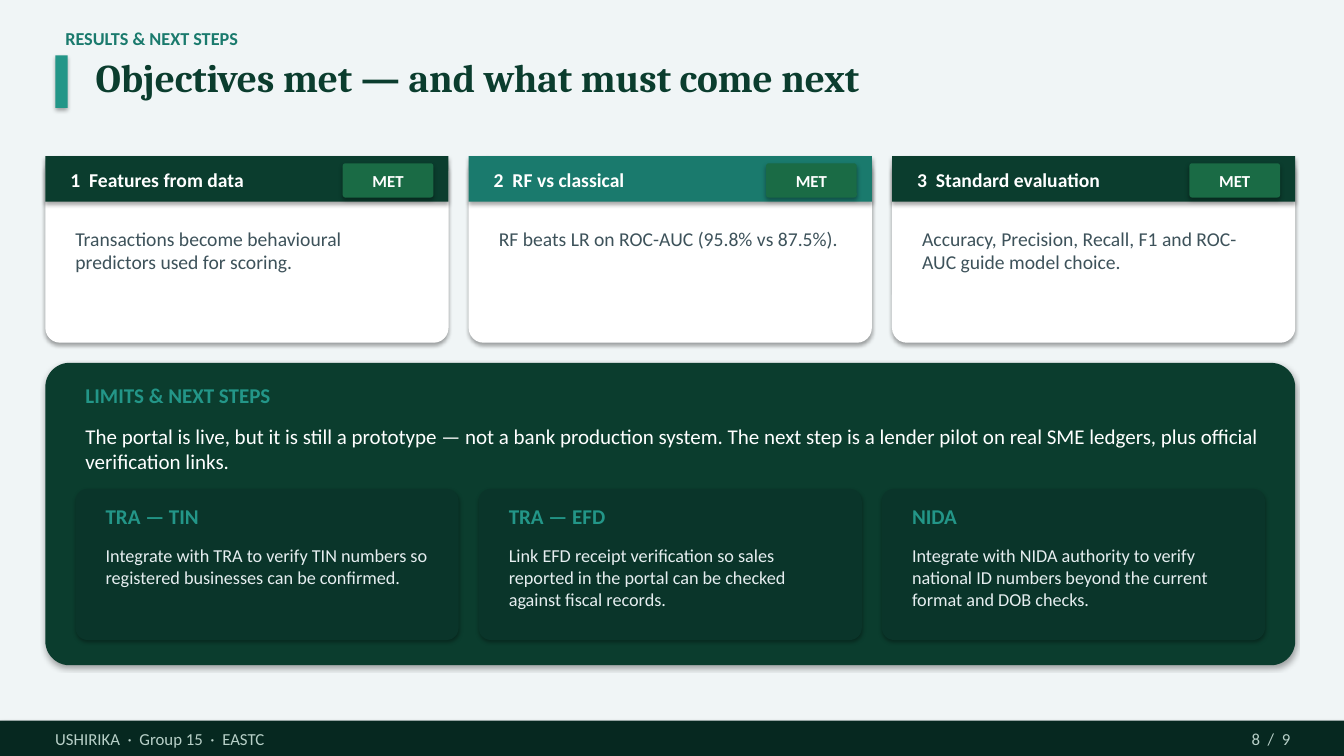
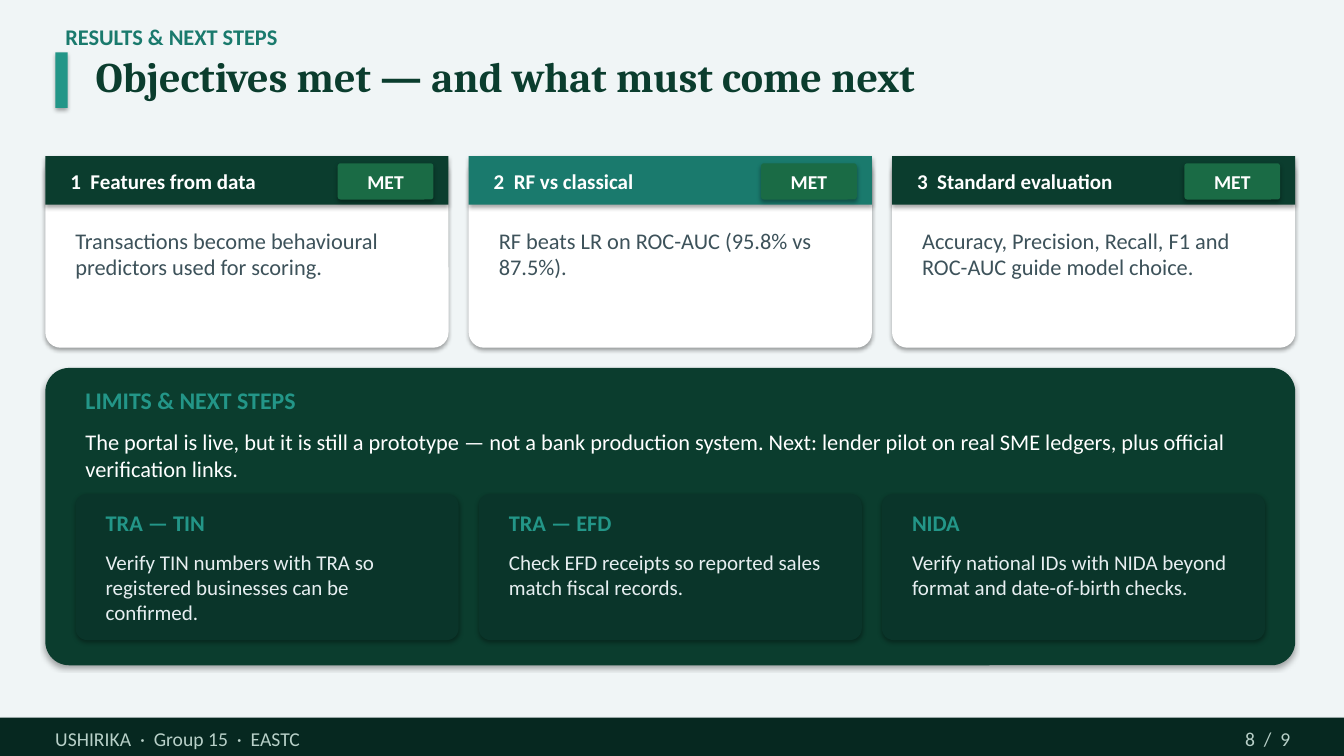
Before and after one commit to Dmmkuliku/ushirika-sme-credit, a slide deck: slide 8 of Presentation/Ushirika_Group15_Defence_Presentation.pptx. Drawn at 1344x756 pixels with LibreOffice and Linux fonts; fonts in the diff are those of the drawing. Boxes give left, top, right and bottom in pixels: in the first picture for what was removed or moved away, otherwise in the second. Text is boxed around its words. In the diff, an @@ line names an element or a change of style, - is before the commit and + after.

```diff
--- a/Presentation/Ushirika_Group15_Defence_Presentation.pptx
+++ b/Presentation/Ushirika_Group15_Defence_Presentation.pptx
@@ text "RESULTS & NEXT STEPS" at bbox=[65, 30, 278, 45]: size 13 to 16 pt @@
@@ text "Objectives met — and what ..." at bbox=[96, 62, 914, 101]: size 28 to 30 pt @@
@@ rounded rectangle: place and size @@
-rounded rectangle at bbox=[45, 156, 449, 343]
+rounded rectangle at bbox=[45, 156, 449, 348]
@@ rounded rectangle: place and size @@
-rounded rectangle at bbox=[343, 163, 434, 198]
+rounded rectangle at bbox=[338, 163, 434, 200]
@@ rounded rectangle: place and size @@
-rounded rectangle at bbox=[469, 156, 872, 343]
+rounded rectangle at bbox=[469, 156, 872, 348]
@@ size 12 to 14 pt in 5 elements at bbox=[55, 733, 300, 749], bbox=[1245, 732, 1290, 746], bbox=[1214, 176, 1250, 189], bbox=[367, 176, 403, 189], bbox=[791, 176, 827, 189] @@
@@ rounded rectangle: place and size @@
-rounded rectangle at bbox=[766, 163, 857, 198]
+rounded rectangle at bbox=[761, 163, 857, 200]
@@ rounded rectangle: place and size @@
-rounded rectangle at bbox=[892, 156, 1296, 343]
+rounded rectangle at bbox=[892, 156, 1296, 348]
@@ size 14 to 15 pt in 3 elements at bbox=[70, 174, 256, 189], bbox=[494, 174, 633, 189], bbox=[917, 174, 1113, 189] @@
@@ rounded rectangle: place and size @@
-rounded rectangle at bbox=[1190, 163, 1280, 198]
+rounded rectangle at bbox=[1185, 163, 1280, 200]
@@ size 14 to 16 pt in 3 elements at bbox=[75, 233, 378, 279], bbox=[499, 233, 811, 278], bbox=[922, 233, 1229, 279] @@
@@ rounded rectangle: place and size @@
-rounded rectangle at bbox=[45, 363, 1296, 665]
+rounded rectangle at bbox=[45, 368, 1296, 665]
@@ text "LIMITS & NEXT STEPS" at bbox=[85, 393, 295, 409]: size 15 to 17 pt @@
@@ text at bbox=[85, 434, 1224, 477]: text changed; size 15 to 16 pt @@
-The portal is live, but it is still a prototype — not a bank production system. The next step is a lender pilot on real SME ledgers, plus official verification links.
+The portal is live, but it is still a prototype — not a bank production system. Next: lender pilot on real SME ledgers, plus official verification links.
@@ rounded rectangle: place and size @@
-rounded rectangle at bbox=[76, 489, 459, 640]
+rounded rectangle at bbox=[76, 494, 459, 640]
@@ rounded rectangle: place and size @@
-rounded rectangle at bbox=[479, 489, 862, 640]
+rounded rectangle at bbox=[479, 494, 862, 640]
@@ rounded rectangle: place and size @@
-rounded rectangle at bbox=[882, 489, 1265, 640]
+rounded rectangle at bbox=[882, 494, 1265, 640]
@@ size 15 to 16 pt in 3 elements at bbox=[106, 516, 205, 531], bbox=[509, 516, 611, 531], bbox=[912, 516, 960, 531] @@
@@ text at bbox=[106, 555, 374, 620]: text changed; size 13 to 15 pt @@
-Integrate with TRA to verify TIN numbers so registered businesses can be confirmed.
+Verify TIN numbers with TRA so registered businesses can be confirmed.
@@ text at bbox=[509, 555, 821, 595]: text changed; size 13 to 15 pt @@
-Link EFD receipt verification so sales reported in the portal can be checked against fiscal records.
+Check EFD receipts so reported sales match fiscal records.
@@ text at bbox=[912, 555, 1226, 595]: text changed; size 13 to 15 pt @@
-Integrate with NIDA authority to verify national ID numbers beyond the current format and DOB checks.
+Verify national IDs with NIDA beyond format and date-of-birth checks.
```
Also in this commit, not shown: 8 other slides changed, 2 other files.
